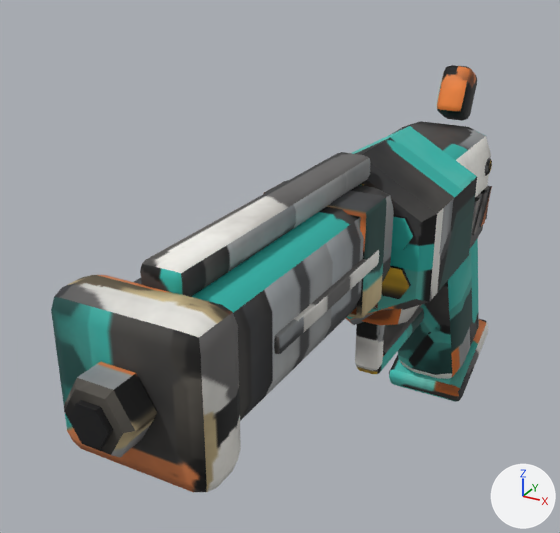
A saved change to the FBX model art/gear/revolver/revolver.fbx.
Rendered twice from a camera (50 mm lens) standing at (0.00459, -0.01108, 0.0102) and looking at (-0.0013, -0.00036, 0.00484). Lighting does not change. The marker at lower right points along +X, +Y and +Z. The picture after the commit comes second. Where no turn or scale is listed for an object, it has been applied to the vertices. Vertices at exactly the same position are counted once.

In view in the first picture: 'Glow', 'Handle', 'Mag'.
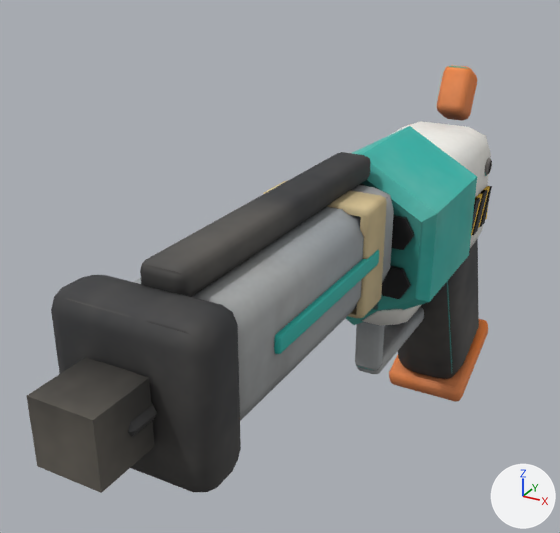
The newer file is also turned or shifted as a whole; pictures and numbers use the older file's frame.

Pixel boxes [x1, y1, x2, y2] of what changed, in the pictures (560 x 533 px; the box of a moved part takes in the faces that stretch with it):
'Muzzle', added
    after: [27, 357, 155, 493]
part 1 of me_mag, surface changed
    both: [345, 126, 477, 325]
part 2 of me_handle, moved or reshaped
    both: [390, 238, 488, 396]
part 3 of me_handle, moved or reshaped
    both: [438, 75, 491, 167]
part 4 of me_handle, surface changed
    both: [51, 65, 492, 492]
part 5 of me_glow, surface changed (grey to cyan)
    both: [274, 250, 379, 354]

The edits, one by one:
me_mag has 96 vertices, 140 faces and spans x -0.0013..0.0013, y -0.00039..0.00228, z 0.00393..0.00693.
me_mag is used by ob_mag; location (0.0, 0.0, 0.0).
me_mag part 1: texture (UV) coordinates of 140 of 140 faces, centred in x -0.0013..0.0013, y -0.00039..0.00228, z 0.00418..0.00668, changed; they spanned u 0.01..0.95, v 0.55..0.98 and now span u 0.02..0.98, v 0.0..0.98.
me_glow has 112 vertices, 216 faces and spans x -0.00087..0.00087, y -0.00432..-0.00132, z 0.0057..0.00595.
me_glow is used by ob_glow; location (0.0, 0.0, 0.0).
me_glow part 5: texture (UV) coordinates of 216 of 216 faces, centred in x -0.00087..0.00087, y -0.00432..-0.00132, z 0.0057..0.00595, changed; they spanned u 0.02..0.53, v 0.31..0.98 and now span u 0.0..0.69, v 0.0..0.98.
me_handle has 770 vertices, 1322 faces and spans x -0.00107..0.00109, y -0.00654..0.00654, z 0.0..0.00759.
me_handle is used by ob_handle; location (0.0, 0.0, 0.0).
Part 2, on me_handle:
26 faces are deleted.
26 new faces join them.
Part 3, on me_handle:
14 faces are deleted.
14 new faces join them.
me_handle part 4: 1281 kept faces spanning x -0.00107..0.00109, y -0.00654..0.00654, z 0.0..0.00759 get new texture (UV) coordinates.
Mesh me_muzzle is new.
It is a box spanning x -0.0004..0.0004, y -0.0067..-0.0059, z 0.005425..0.006225.
It uses material mat_revolver (picture img_revolver_color_png).
Object 'Muzzle' (ob_muzzle) is new; it shows me_muzzle.
Its location is (0.0, -0.00016, 0.0).
